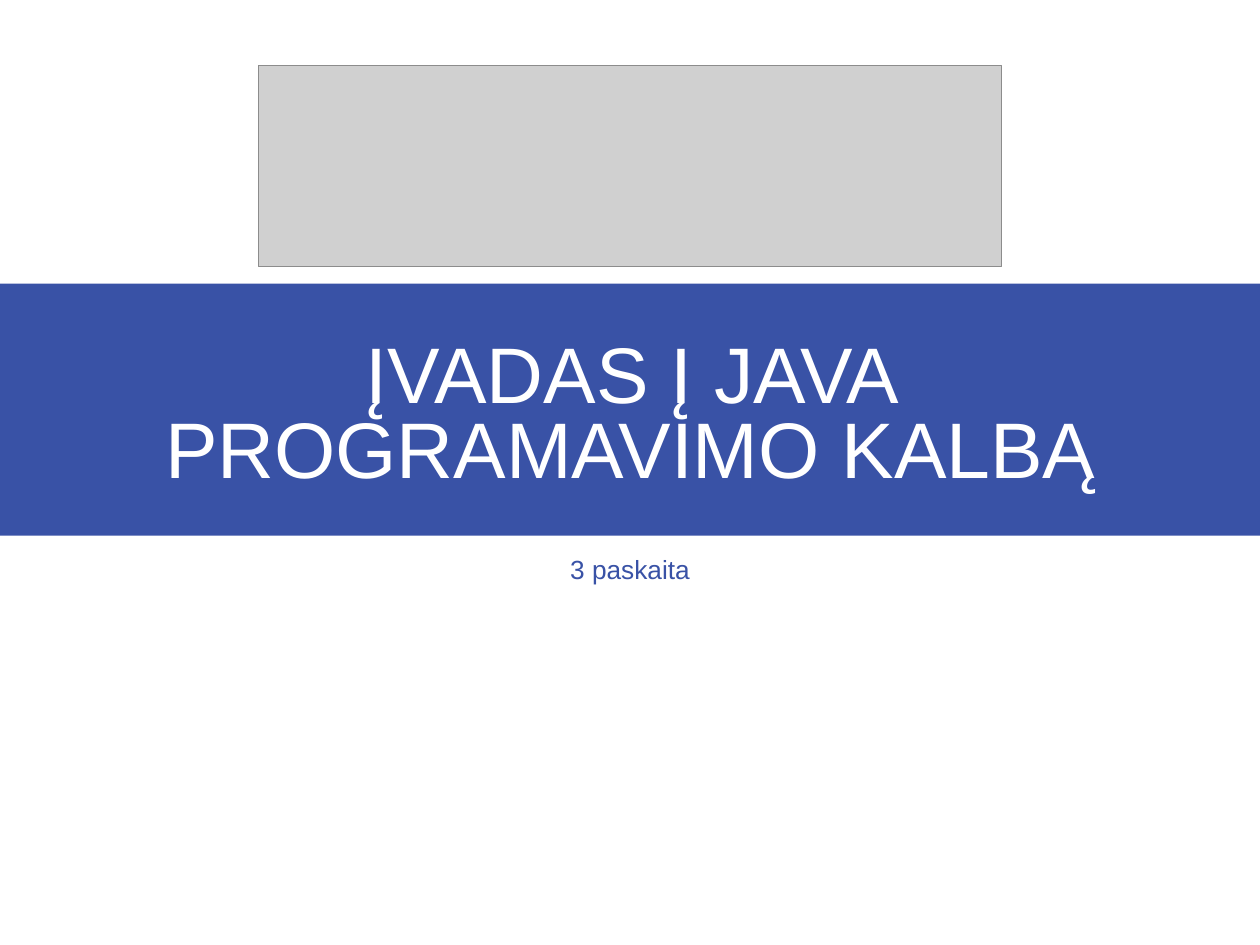
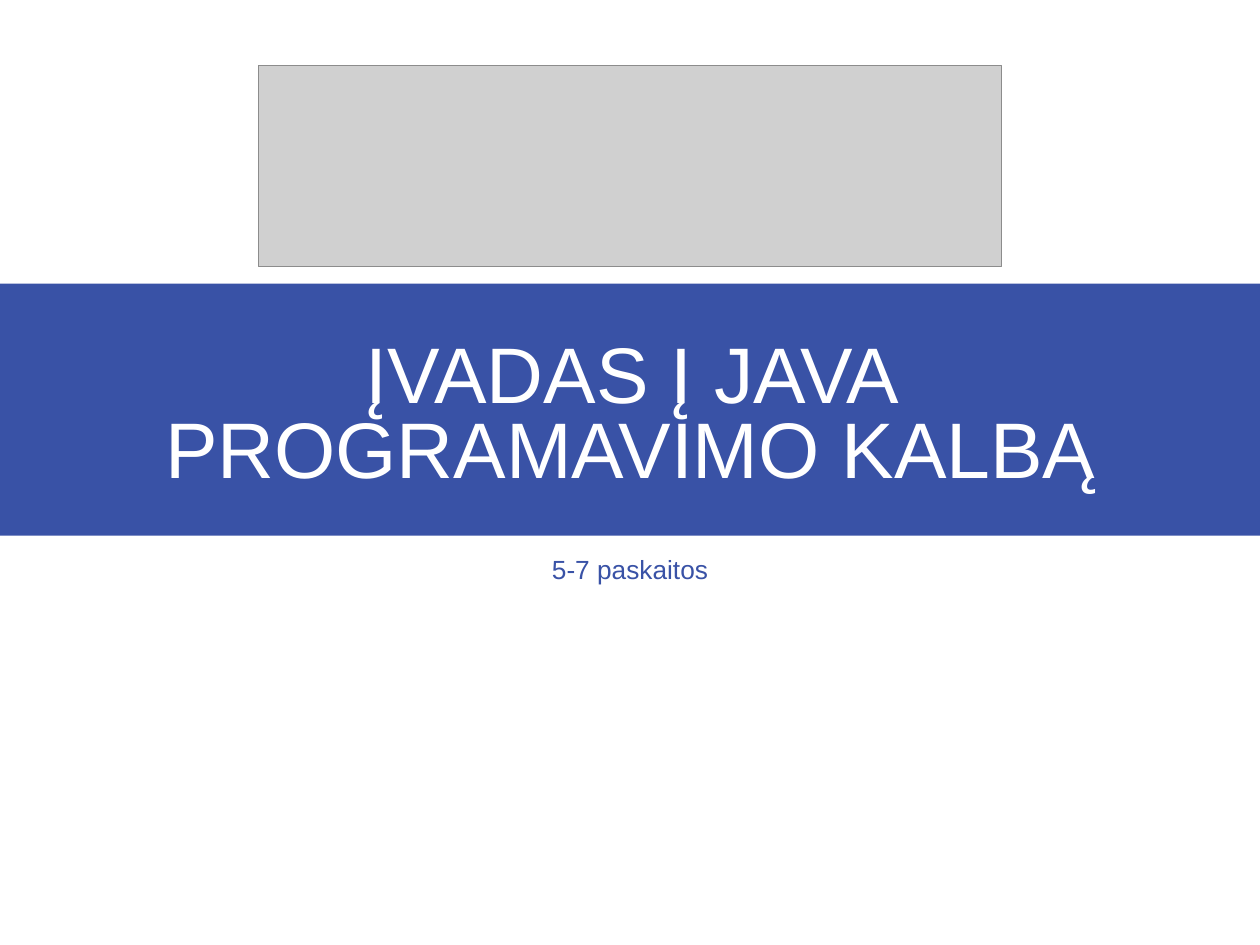
Before and after one commit to raimis-vcs/2016.09.26, a slide deck: slide 1 of paskaituSkaidres/5-7paskaita.ppt. Drawn at 1260x945 pixels with LibreOffice and Linux fonts; fonts in the diff are those of the drawing; grey boxes stand for pictures. Boxes give left, top, right and bottom in pixels: in the first picture for what was removed or moved away, otherwise in the second. Text is boxed around its words. In the diff, an @@ line names an element or a change of style, - is before the commit and + after.

Commit message:
6 paskaitos kodas

```diff
--- a/paskaituSkaidres/5-7paskaita.ppt
+++ b/paskaituSkaidres/5-7paskaita.ppt
@@ subtitle at (552,560,708,585): text changed @@
-3 paskaita
+5-7 paskaitos
```
Also in this commit, not shown: 1 other slide changed, 1 slide added, 10 other files.
